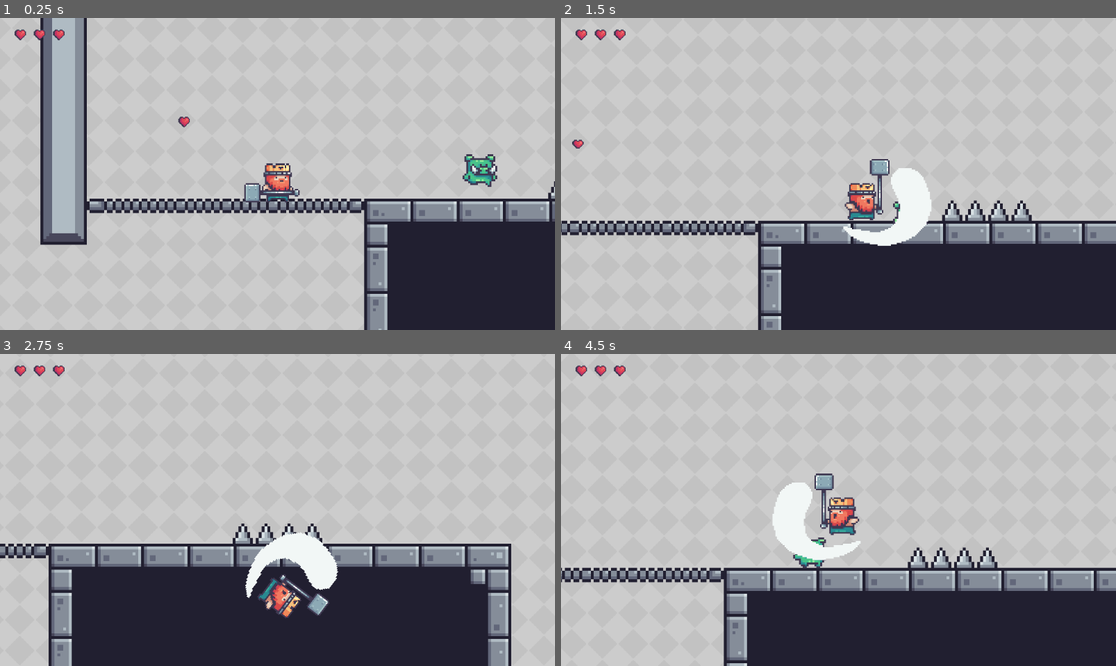
Above: before the commit, frames 1-4 (two rows, left to right).
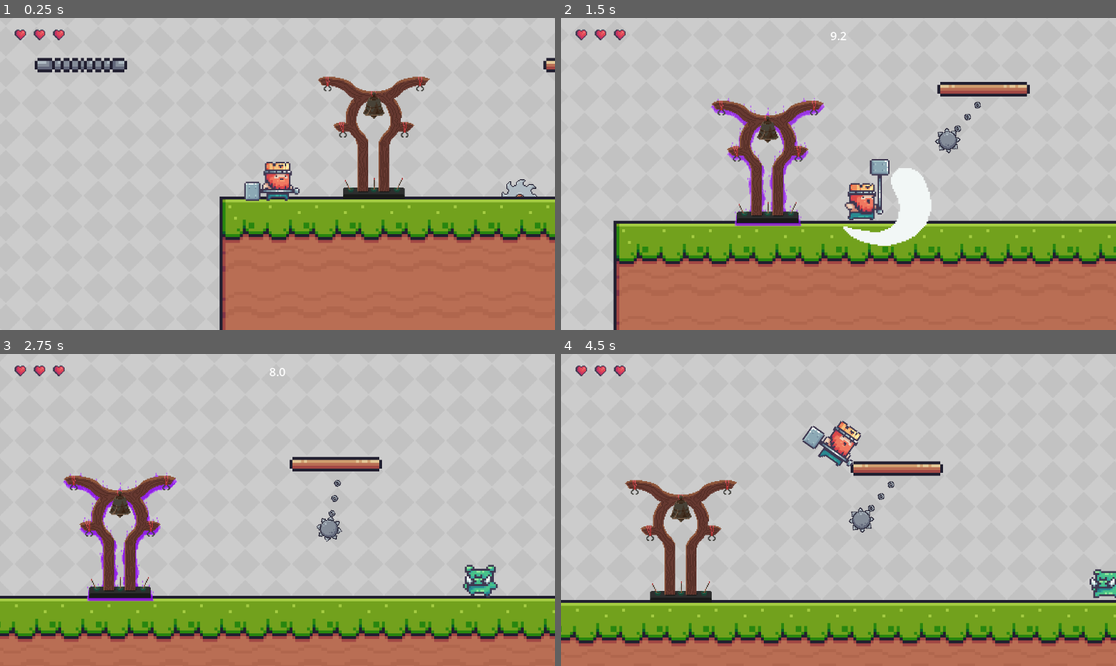
Above: after the commit, the same moments.

Repository: Nousand/GMTK-2026-Gamejam
Game: Godot game, scene res://scenes/MapNanda.tscn
Two runs of this game, one before a commit and one after it. Both use one fixed random seed, a clock stepped at 60 frames per second and the inputs below. This scene is started directly instead of the project's main scene.
Inputs (mouse positions are in pixels of both pictures, inside the frame that each line leads up to):
- Up to frame 1 (0.25 s): no input
- Up to frame 2 (1.5 s): tap Enter (ui_accept) at 0.5 s; move the mouse to (960, 158) at 0.52 s; hold Right (move_right) from 0.53 s (still down); click (960, 158) at 0.6 s; tap Space (jump) at 0.77 s; move the mouse to (727, 189) at 1.27 s; click (727, 189) at 1.35 s
- Up to frame 3 (2.75 s): tap Space (jump) at 1.52 s; move the mouse to (333, 441) at 2.02 s; release Right (move_right) at 2.03 s; hold Left (move_left) from 2.03 s (still down); click (333, 441) at 2.1 s
- Up to frame 4 (4.5 s): move the mouse to (810, 572) at 2.77 s; release Left (move_left) at 2.78 s; hold Right (move_right) 2.78-4.28 s; click (810, 572) at 2.85 s; tap Space (jump) at 3.02, 3.77 s; move the mouse to (1005, 556) at 3.52 s; click (1005, 556) at 3.6 s; move the mouse to (672, 463) at 4.27 s; hold Left (move_left) from 4.28 s (still down); click (672, 463) at 4.35 s

The runs differ from the first frame. In frame 1, 35% of the frame differs, in the area x 6-100%, y 0-100%; in frame 2, 35%; in frame 3, 39%, in the area x 0-100%, y 4-100%; in frame 4, 36%.

Commit message:
Multiple bell display working

Diff:
--- a/Nanda/countdown_label.gd
+++ b/Nanda/countdown_label.gd
@@ -1,25 +1,29 @@
 extends Label
 
-# shows the bell's countdown timer while it's active, hidden the rest of the time.
+# shows whichever bell's countdown timer is currently active, hidden the rest of the time.
+# connects to every bell in the "bell" group (not just one) since the map can have more than
+# one bell. assumes the player can't ring a second bell while one is already counting down,
+# so whichever bell rings just becomes the one being displayed.
 
-# found via the "bell" group instead of a scene path, so this label can be dropped into any
-# scene that has a Bell node, regardless of where it sits in the tree
-var _bell: Area2D
+var _active_bell: Area2D = null
 
 func _ready() -> void:
-	visible = false # hidden until the bell actually gets rung
-	_bell = get_tree().get_first_node_in_group("bell")
-	_bell.rung.connect(_on_bell_rung)
-	_bell.countdown_ended.connect(_on_bell_countdown_ended)
+	visible = false # hidden until a bell actually gets rung
+	for bell in get_tree().get_nodes_in_group("bell"):
+		bell.rung.connect(_on_bell_rung.bind(bell))
+		bell.countdown_ended.connect(_on_bell_countdown_ended.bind(bell))
 
 func _process(_delta: float) -> void:
 	# only update the text while the countdown is actually running, no point doing it every
 	# frame otherwise
-	if _bell.is_timer_active:
-		text = "%.1f" % _bell.get_time_left()
+	if _active_bell != null and _active_bell.is_timer_active:
+		text = "%.1f" % _active_bell.get_time_left()
 
-func _on_bell_rung(_duration: float) -> void:
+func _on_bell_rung(_duration: float, bell: Area2D) -> void:
+	_active_bell = bell
 	visible = true
 
-func _on_bell_countdown_ended() -> void:
-	visible = false
+func _on_bell_countdown_ended(bell: Area2D) -> void:
+	if bell == _active_bell:
+		visible = false
+		_active_bell = null
--- a/scenes/MapNanda.tscn
+++ b/scenes/MapNanda.tscn
@@ -273,7 +273,7 @@
 
 [node name="Player" parent="." unique_id=988507716 instance=ExtResource("3_xkm8s")]
 z_index = 9
-position = Vector2(199, 439)
+position = Vector2(1501, 586)
 
 [node name="Bell" parent="." unique_id=1138671602 instance=ExtResource("5_bell")]
 z_index = 1
@@ -288,6 +288,11 @@
 
 [node name="SpikedBall" parent="." unique_id=1336545274 instance=ExtResource("11_spikedball")]
 position = Vector2(1829, 491)
+
+[node name="Bell2" parent="." unique_id=384589248 instance=ExtResource("5_bell")]
+z_index = 1
+position = Vector2(1601, 563)
+countdown_time = 10.0
 
 [node name="HUD" type="CanvasLayer" parent="." unique_id=1274342643]
 
